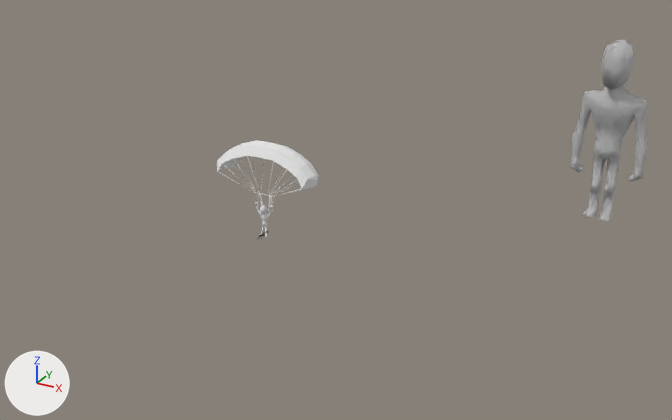
An edit to the Blender file data/LibSoldier.blend, drawn before and after from the same camera.
Camera for both pictures: a 50 mm camera at (26.8, -40.3, 22.7) aimed at (5.2, -0.9, 3.0). The lights are fixed; the arrows at lower left show +X, +Y and +Z. The same objects are shown in both versions, whatever each file hides.

The first picture shows 'Soldier', 'Soldier_on_air'.
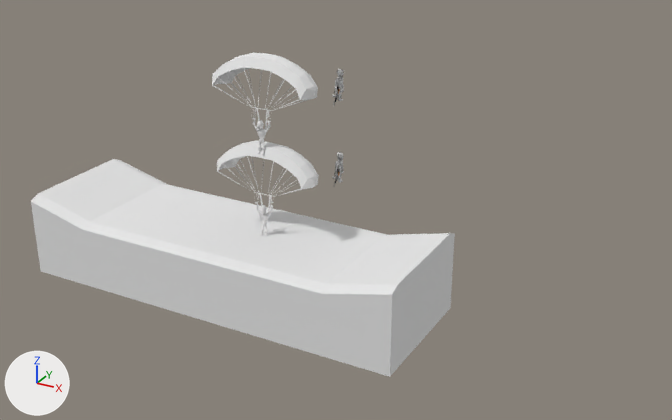
Where the newer file only moved an object's origin or applied its transform, the numbers keep the older frame.

Location of each change, [x1, y1, x2, y2] in pixels of the pictures (672 x 420 px):
```json
{"object": "Ground1Slope", "change": "shown", "after": [321, 233, 455, 377]}
{"object": "Ground1Plane.003", "change": "shown", "after": [255, 221, 387, 356]}
{"object": "Ground1Plane", "change": "shown", "after": [194, 208, 326, 337]}
{"object": "Ground1Slope.001", "change": "shown", "after": [31, 159, 168, 286]}
{"object": "Ground1Plane.001", "change": "shown", "after": [137, 196, 268, 319]}
{"object": "Soldier", "change": "turned, rescaled", "before": [570, 40, 648, 222], "after": [335, 152, 344, 183]}
{"object": "Ground1Plane.002", "change": "shown", "after": [83, 184, 216, 302]}
{"object": "SoldierInstance", "change": "now drawn", "after": [212, 52, 344, 154]}
{"object": "SoldierGun", "change": "moved", "before": [256, 231, 268, 239], "after": [332, 169, 339, 186]}
```

Scene script edits in JSON lines:
```json
{"op": "remove", "block": "ob_ground1slope_001", "code": "ob_ground1slope_001.hide_set(True)  # its collection is switched off"}
{"op": "remove", "block": "ob_ground1plane_003", "code": "ob_ground1plane_003.hide_set(True)  # its collection is switched off"}
{"op": "remove", "block": "ob_ground1plane_002", "code": "ob_ground1plane_002.hide_set(True)  # its collection is switched off"}
{"op": "remove", "block": "ob_ground1plane_001", "code": "ob_ground1plane_001.hide_set(True)  # its collection is switched off"}
{"op": "remove", "block": "ob_ground1slope", "code": "ob_ground1slope.hide_set(True)  # its collection is switched off"}
{"op": "remove", "block": "ob_ground1plane", "code": "ob_ground1plane.hide_set(True)  # its collection is switched off"}
{"op": "set", "path": "ob_soldier.rotation_euler", "old": "(0.0, 0.0, 0.0)", "new": "(0.0, 0.0, 1.42)", "note": "degrees (0, 0, 0) -> degrees (0, 0, 81)"}
{"op": "set", "path": "ob_soldier.scale", "old": "(1.0, 1.0, 1.0)", "new": "(0.262, 0.262, 0.262)"}
{"op": "set", "path": "ob_soldiergun.location", "old": "(0.0, 0.0, 0.0)", "new": "(2.13, 4.58, 2.51)"}
{"op": "set", "path": "ob_soldier2.rotation_euler", "old": "(0.0, 0.0, 0.0)", "new": "(0.0, 0.0, 1.42)", "note": "degrees (0, 0, 0) -> degrees (0, 0, 81)"}
{"op": "set", "path": "ob_soldier2.scale", "old": "(1.0, 1.0, 1.0)", "new": "(0.262, 0.262, 0.262)"}
```
